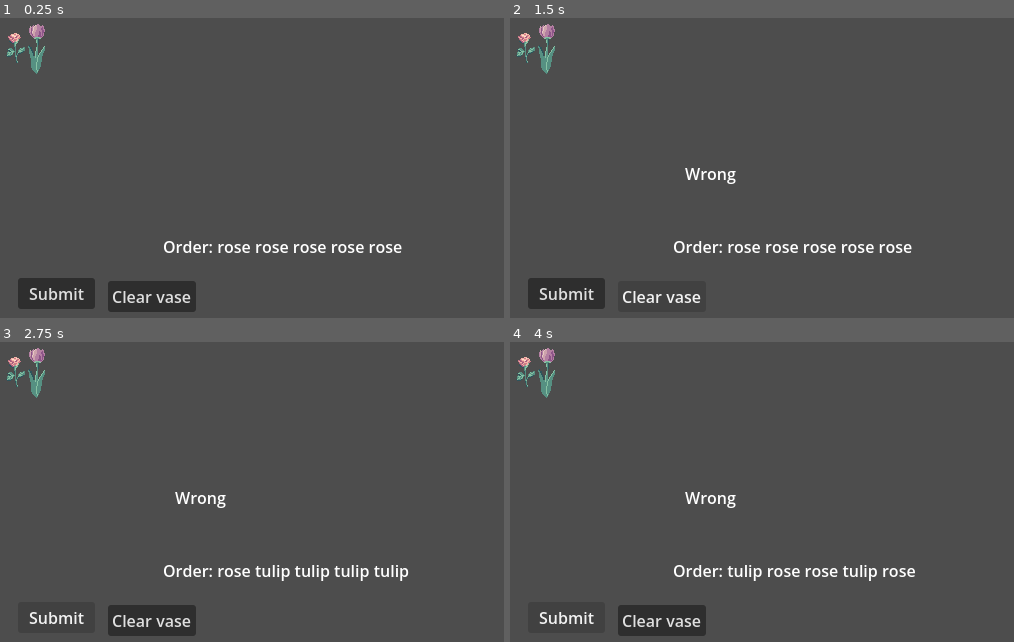
Above: before the commit, frames 1-4 (two rows, left to right).
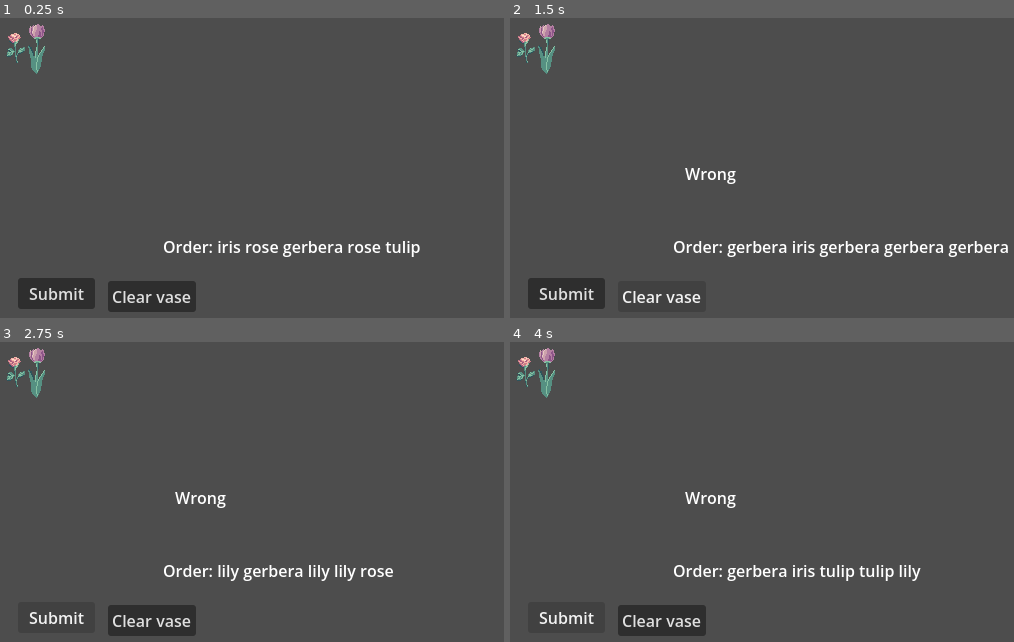
Above: after the commit, the same moments.

Repository: GoodGuyNoone/comfy-jam-spring-2026
Game: Godot game, scene res://scenes/main.tscn
Two runs of this game, one before a commit and one after it. Both use one fixed random seed, a clock stepped at 60 frames per second and the inputs below.
Inputs:
- Up to frame 1 (0.25 s): no input
- Up to frame 2 (1.5 s): click "Submit" at 0.5 s; click "Clear vase" at 1.25 s
- Up to frame 3 (2.75 s): click "Submit" at 2 s
- Up to frame 4 (4 s): click "Clear vase" at 2.75 s; click "Submit" at 3.5 s

The runs differ from the first frame. In frame 1, 0.8% of the frame differs, in the area x 43-84%, y 74-80%; in frame 2, 1.2%, in the area x 43-99%, y 74-80%; in frame 3, 0.9%; in frame 4, 0.9%.

Commit message:
-added more variation of flowers

Diff:
--- a/scripts/GameManager.gd
+++ b/scripts/GameManager.gd
@@ -4,7 +4,9 @@
 @export var available_flowers: Array[StringName] = [
 	"rose",
 	"tulip",
-	# "lily",
+	"lily",
+	"iris",
+	"gerbera",
 ]
 
 @onready var flower_stand: Node2D = $'../FlowerStand'
